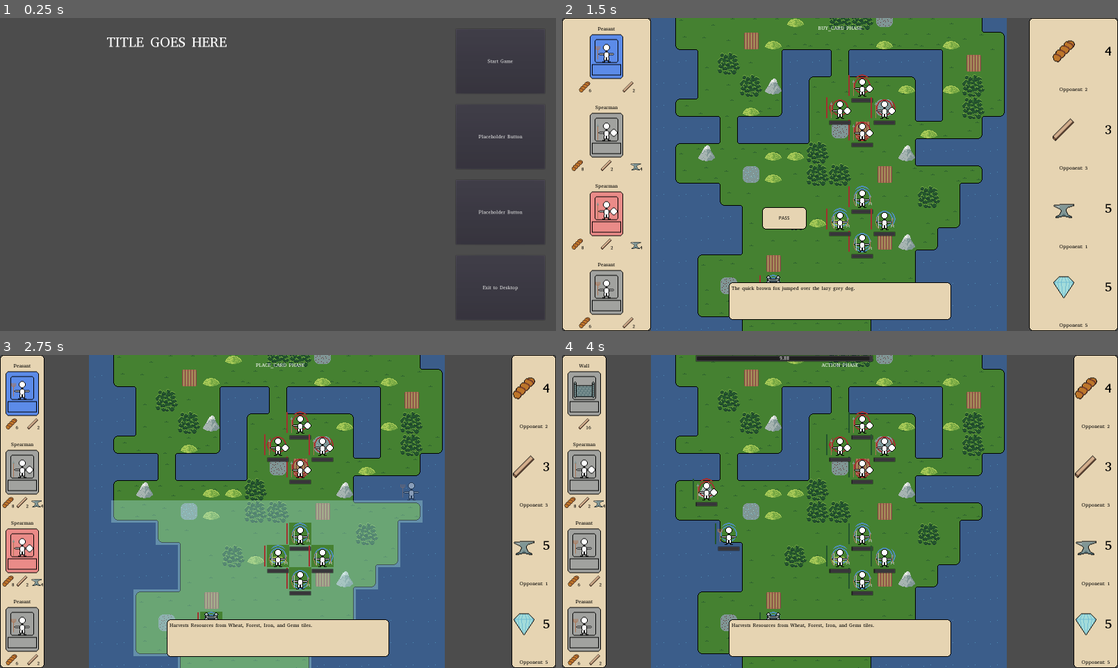
Above: before the commit, frames 1-4 (two rows, left to right).
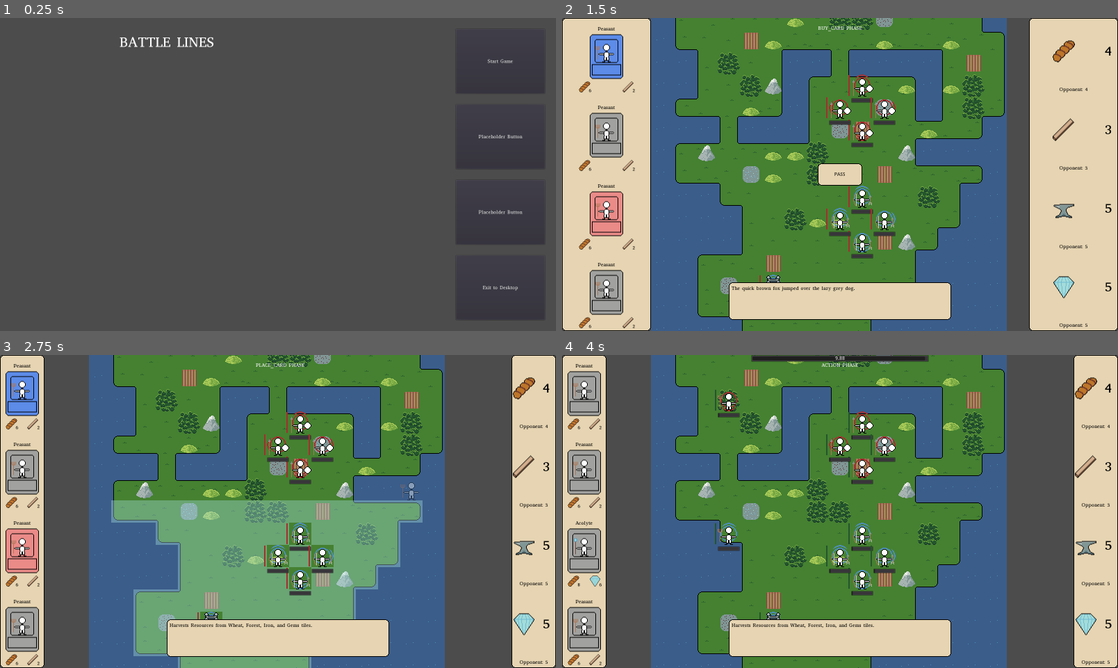
Above: after the commit, the same moments.

Repository: zaneddennis/ld51
Game: Godot game, scene res://MainMenu/MainMenu.tscn
The game is run twice, just before and just after one commit, with the same random seed, the same clock (stepped at 60 frames per second) and the same inputs.
Inputs (mouse positions are in pixels of both pictures, inside the frame that each line leads up to):
- Up to frame 1 (0.25 s): no input
- Up to frame 2 (1.5 s): click "Start Game" at 0.5 s; click (606, 55) at 1.27 s
- Up to frame 3 (2.75 s): move the mouse to (400, 495) at 2.02 s; hold E (rotate_right) from 2.03 s (still down); click (400, 495) at 2.1 s
- Up to frame 4 (4 s): tap Enter at 2.75 s; move the mouse to (728, 527) at 2.77 s; release E (rotate_right) at 2.78 s; hold Q (rotate_left) 2.78-3.53 s; click (728, 527) at 2.85 s; tap Space at 3.5 s; move the mouse to (895, 442) at 3.52 s; hold E (rotate_right) from 3.53 s (still down); click (895, 442) at 3.6 s

The runs differ from the first frame. In frame 1, 0.4% of the frame differs, in the area x 19-41%, y 6-10%; in frame 2, 1.6%, in the area x 1-95%, y 22-74%; in frame 3, 0.4%; in frame 4, 1.5%.
Error in both runs: Invalid get index '0' (on base: 'Array'). (res://ActiveGame/PlaceUnitIndicator.gd:54)

Commit message:
finished basic AI, tested multiresolution support, added pause menu

Diff:
--- a/ActiveGame/AI.gd
+++ b/ActiveGame/AI.gd
@@ -43,10 +43,12 @@
 	var tmPlace = InitializeTMPlace(yLim)
 
 	# pick tile
-	if unitType == "Peasant":
+	if unitType == "peasant":
 		return PickTilePeasant(tmPlace, yLim)
 	elif unitType == "melee":
 		return PickTileMelee(tmPlace, yLim)
+	elif unitType in ["projectile", "mage"]:
+		return PickTileRanged(tmPlace, yLim, unitInfo)
 	else:
 		return PickTileElse(tmPlace, yLim)
 
@@ -91,7 +93,7 @@
 	# initialize score map
 	var scores = {}
 	for v in candidates:
-		for i in range(4):
+		for i in range(1, 4):
 			scores[[v, i]] = 0
 
 	# if facing enemy, add score
@@ -115,20 +117,47 @@
 			scores[vDir] += 2
 
 	# of tiles with highest score, pick random
-	var sorted = Util.DictSort(scores, false)
-	var maxScore = sorted[0][1]
-
-	var finalCandidates = []
-	for vDirScore in sorted:
-		var vDir = vDirScore[0]
-		var score = vDirScore[1]
-
-		if score == maxScore:
-			finalCandidates.append(vDir)
-		else:
-			break
-
-	return Util.Choice(finalCandidates)
+	return GetHighestScore(scores)
+
+func PickTileRanged(tmPlace, yLim, unitInfo):
+	var maxRange = unitInfo["maxRange"]
+	var candidates = GetOpenTiles(tmPlace, yLim-maxRange, yLim)
+
+	# initialize score map
+	var scores = {}
+	for v in candidates:
+		for i in range(1, 4):
+			scores[[v, i]] = 0
+
+	var tmUnits = ag.get_node("World/Tilemaps/Units")
+	for vDir in scores:
+		var v = vDir[0]
+		var dir = vDir[1]
+
+		# add scores for enemy units faced
+		# subtract scores for friendly units faced
+		for r in range(maxRange):
+			var coord = v + Vector2(0, r).rotated(dir * (PI/2))
+			if tmUnits.get_cellv(coord) != -1:
+				var unit = ag.CheckForUnit(coord)
+
+				if unit.unitTeam == 0:  # facing player unit
+					scores[vDir] += 2
+				elif unit.unitTeam == 1:  # facing own teammate
+					scores[vDir] -= 3
+
+		# add scores for bonus terrain
+		var coord = v
+		var tmBonus = ag.get_node("World/Tilemaps/Bonus")
+		match tmBonus.get_cellv(coord):
+			1:  # forest
+				scores[vDir] += 1
+			4:  # hill
+				scores[vDir] += 3
+			5:  # mountain
+				scores[vDir] += 2
+
+	return GetHighestScore(scores)
 
 func PickTileElse(tmPlace, yLim):
 	var coords = Vector2(randi()%16, yLim)
@@ -136,6 +165,24 @@
 		coords = Vector2(randi()%16, yLim)
 	return [coords, 2]
 
+
+# takes a vDir score dictionary
+# returns a randomly-selected vDir with the highest score
+func GetHighestScore(scores):
+	var sorted = Util.DictSort(scores, false)
+	var maxScore = sorted[0][1]
+
+	var finalCandidates = []
+	for vDirScore in sorted:
+		var vDir = vDirScore[0]
+		var score = vDirScore[1]
+
+		if score == maxScore:
+			finalCandidates.append(vDir)
+		else:
+			break
+
+	return Util.Choice(finalCandidates)
 
 func GetOpenTiles(tmPlace, yMin, yLim):
 	var result = []
--- a/ActiveGame/ActiveGame.gd
+++ b/ActiveGame/ActiveGame.gd
@@ -12,8 +12,8 @@
 
 var activeCards = {
 	1: "Peasant",
-	2: "Spearman",
-	3: "Spearman",
+	2: "Peasant",
+	3: "Peasant",
 	4: "Peasant"
 }
 
--- a/ActiveGame/ActiveGame.tscn
+++ b/ActiveGame/ActiveGame.tscn
@@ -21,6 +21,7 @@
 [ext_resource path="res://ActiveGame/UI/UIManager.gd" type="Script" id=19]
 [ext_resource path="res://ActiveGame/Audio/LD51_Action_Song.mp3" type="AudioStream" id=20]
 [ext_resource path="res://ActiveGame/AI.gd" type="Script" id=21]
+[ext_resource path="res://ActiveGame/UI/Pause.gd" type="Script" id=22]
 
 [sub_resource type="AtlasTexture" id=6]
 atlas = ExtResource( 16 )
@@ -341,9 +342,6 @@
 anchor_right = 1.0
 anchor_bottom = 1.0
 theme = ExtResource( 2 )
-__meta__ = {
-"_edit_use_anchors_": false
-}
 
 [node name="CardsPanel" type="NinePatchRect" parent="UI/Common"]
 anchor_bottom = 1.0
@@ -1520,21 +1518,22 @@
 
 [node name="BuyCard" type="Control" parent="UI"]
 visible = false
-margin_right = 40.0
-margin_bottom = 40.0
+anchor_right = 1.0
+anchor_bottom = 1.0
+mouse_filter = 2
 __meta__ = {
 "_edit_use_anchors_": false
 }
 
 [node name="Pass" type="NinePatchRect" parent="UI/BuyCard"]
 anchor_left = 0.5
-anchor_top = 1.0
-anchor_right = 0.5
-anchor_bottom = 1.0
-margin_left = 556.0
-margin_top = 504.0
-margin_right = 684.0
-margin_bottom = 568.0
+anchor_top = 0.5
+anchor_right = 0.5
+anchor_bottom = 0.5
+margin_left = -64.0
+margin_top = -32.0
+margin_right = 64.0
+margin_bottom = 32.0
 texture = ExtResource( 8 )
 patch_margin_left = 8
 patch_margin_top = 8
@@ -1569,8 +1568,9 @@
 
 [node name="Action" type="Control" parent="UI"]
 visible = false
-margin_right = 40.0
-margin_bottom = 40.0
+anchor_right = 1.0
+anchor_bottom = 1.0
+mouse_filter = 2
 __meta__ = {
 "_edit_use_anchors_": false
 }
@@ -1578,8 +1578,8 @@
 [node name="TimerBar" type="ProgressBar" parent="UI/Action"]
 anchor_left = 0.5
 anchor_right = 0.5
-margin_left = 364.0
-margin_right = 876.0
+margin_left = -256.0
+margin_right = 256.0
 margin_bottom = 20.0
 max_value = 10.0
 value = 8.0
@@ -1603,6 +1603,79 @@
 __meta__ = {
 "_edit_use_anchors_": false
 }
+
+[node name="Pause" type="Control" parent="UI"]
+pause_mode = 2
+visible = false
+anchor_right = 1.0
+anchor_bottom = 1.0
+theme = ExtResource( 2 )
+script = ExtResource( 22 )
+
+[node name="ColorRect" type="ColorRect" parent="UI/Pause"]
+anchor_right = 1.0
+anchor_bottom = 1.0
+color = Color( 0.196078, 0.196078, 0.196078, 0.392157 )
+
+[node name="NinePatchRect" type="NinePatchRect" parent="UI/Pause"]
+anchor_left = 0.5
+anchor_top = 0.5
+anchor_right = 0.5
+anchor_bottom = 0.5
+margin_left = -192.0
+margin_top = -382.0
+margin_right = 192.0
+margin_bottom = 256.0
+texture = ExtResource( 8 )
+patch_margin_left = 8
+patch_margin_top = 8
+patch_margin_right = 8
+patch_margin_bottom = 8
+__meta__ = {
+"_editor_description_": ""
+}
+
+[node name="VBoxContainer" type="VBoxContainer" parent="UI/Pause/NinePatchRect"]
+anchor_right = 1.0
+anchor_bottom = 1.0
+margin_left = 8.0
+margin_top = 8.0
+margin_right = -8.0
+margin_bottom = -8.0
+
+[node name="Label" type="Label" parent="UI/Pause/NinePatchRect/VBoxContainer"]
+margin_right = 368.0
+margin_bottom = 64.0
+rect_min_size = Vector2( 0, 64 )
+size_flags_horizontal = 3
+custom_colors/font_color = Color( 0, 0, 0, 1 )
+text = "LABEL"
+align = 1
+valign = 1
+
+[node name="Resume" type="Button" parent="UI/Pause/NinePatchRect/VBoxContainer"]
+margin_top = 68.0
+margin_right = 368.0
+margin_bottom = 250.0
+size_flags_horizontal = 3
+size_flags_vertical = 3
+text = "Resume Game"
+
+[node name="MainMenu" type="Button" parent="UI/Pause/NinePatchRect/VBoxContainer"]
+margin_top = 254.0
+margin_right = 368.0
+margin_bottom = 436.0
+size_flags_horizontal = 3
+size_flags_vertical = 3
+text = "Quit to Main Menu"
+
+[node name="Quit" type="Button" parent="UI/Pause/NinePatchRect/VBoxContainer"]
+margin_top = 440.0
+margin_right = 368.0
+margin_bottom = 622.0
+size_flags_horizontal = 3
+size_flags_vertical = 3
+text = "Exit to Desktop"
 
 [node name="GameOver" type="Control" parent="UI"]
 visible = false
@@ -1795,6 +1868,9 @@
 [connection signal="pressed" from="UI/BuyCard/Pass/PassButton" to="UI" method="_on_PassButton_pressed"]
 [connection signal="timeout" from="UI/BuyCard/Timer" to="UI" method="_on_BuyCard_Timer_timeout"]
 [connection signal="timeout" from="UI/PlaceCard/Timer" to="UI" method="_on_PlaceCard_Timer_timeout"]
+[connection signal="pressed" from="UI/Pause/NinePatchRect/VBoxContainer/Resume" to="UI/Pause" method="_on_Resume_pressed"]
+[connection signal="pressed" from="UI/Pause/NinePatchRect/VBoxContainer/MainMenu" to="UI/Pause" method="_on_MainMenu_pressed"]
+[connection signal="pressed" from="UI/Pause/NinePatchRect/VBoxContainer/Quit" to="UI/Pause" method="_on_Quit_pressed"]
 [connection signal="pressed" from="UI/GameOver/Panel/VBoxContainer/MainMenu" to="UI/GameOver" method="_on_MainMenu_pressed"]
 [connection signal="pressed" from="UI/GameOver/Panel/VBoxContainer/Desktop" to="UI/GameOver" method="_on_Desktop_pressed"]
 [connection signal="timeout" from="Timer" to="." method="_on_Timer_timeout"]
--- a/ActiveGame/Data/Database.gd
+++ b/ActiveGame/Data/Database.gd
@@ -20,7 +20,7 @@
 # cards
 var cards = {
 	"Peasant": {
-		"frequency": 10,
+		"frequency": 6,
 		"description": "Harvests Resources from Wheat, Forest, Iron, and Gems tiles.",
 		"unitType": "peasant",
 		"texture": Vector2(0, 1),
@@ -102,9 +102,10 @@
 
 		"maxHP": 8,
 		"actionSpeed": 0.4,
+		"attack": 15,
+		"defense": 6,
+
 		"maxRange": 4,
-		"attack": 15,
-		"defense": 6
 	},
 	"Swordsman": {
 		"frequency": 4,
@@ -139,6 +140,7 @@
 		"attack": 3,
 		"defense": 3,
 
+		"maxRange": 2,
 		"spell": "Piercing_Bolt"
 	},
 	"Red Mage": {
@@ -156,6 +158,7 @@
 		"attack": 5,
 		"defense": 6,
 
+		"maxRange": 3,
 		"spell": "Fireball"
 	},
 	"Woodland Sage": {
@@ -173,6 +176,7 @@
 		"attack": 0,
 		"defense": 8,
 
+		"maxRange": 1,
 		"spell": "Healing_Aura"
 	},
 
--- /dev/null
+++ b/ActiveGame/UI/Pause.gd
@@ -0,0 +1,31 @@
+extends Control
+
+
+func _ready():
+	pass
+
+func _process(delta):
+	if Input.is_action_just_pressed("pause"):
+		if visible:
+			Close()
+		else:
+			Activate()
+
+func Activate():
+	get_tree().paused = true
+	show()
+
+func Close():
+	get_tree().paused = false
+	hide()
+
+
+func _on_Resume_pressed():
+	Close()
+
+func _on_MainMenu_pressed():
+	Close()
+	get_tree().change_scene("res://MainMenu/MainMenu.tscn")
+
+func _on_Quit_pressed():
+	get_tree().quit()
--- a/MainMenu/MainMenu.tscn
+++ b/MainMenu/MainMenu.tscn
@@ -16,16 +16,13 @@
 anchor_right = 1.0
 anchor_bottom = 1.0
 theme = ExtResource( 3 )
-__meta__ = {
-"_edit_use_anchors_": false
-}
 
 [node name="Title" type="Label" parent="Control"]
 margin_top = 32.0
 margin_right = 960.0
 margin_bottom = 108.0
 custom_fonts/font = SubResource( 3 )
-text = "TITLE GOES HERE"
+text = "BATTLE LINES"
 align = 1
 valign = 1
 __meta__ = {
--- a/project.godot
+++ b/project.godot
@@ -24,7 +24,7 @@
 
 window/size/width=1600
 window/size/height=900
-window/size/resizable=false
+window/size/fullscreen=true
 window/stretch/aspect="keep"
 
 [input]
@@ -44,6 +44,11 @@
 "events": [ Object(InputEventKey,"resource_local_to_scene":false,"resource_name":"","device":0,"alt":false,"shift":false,"control":false,"meta":false,"command":false,"pressed":false,"scancode":69,"physical_scancode":0,"unicode":0,"echo":false,"script":null)
  ]
 }
+pause={
+"deadzone": 0.5,
+"events": [ Object(InputEventKey,"resource_local_to_scene":false,"resource_name":"","device":0,"alt":false,"shift":false,"control":false,"meta":false,"command":false,"pressed":false,"scancode":16777217,"physical_scancode":0,"unicode":0,"echo":false,"script":null)
+ ]
+}
 
 [network]
 
Not shown: 1 places in ActiveGame/ActiveGame.tscn that only renumber resources
